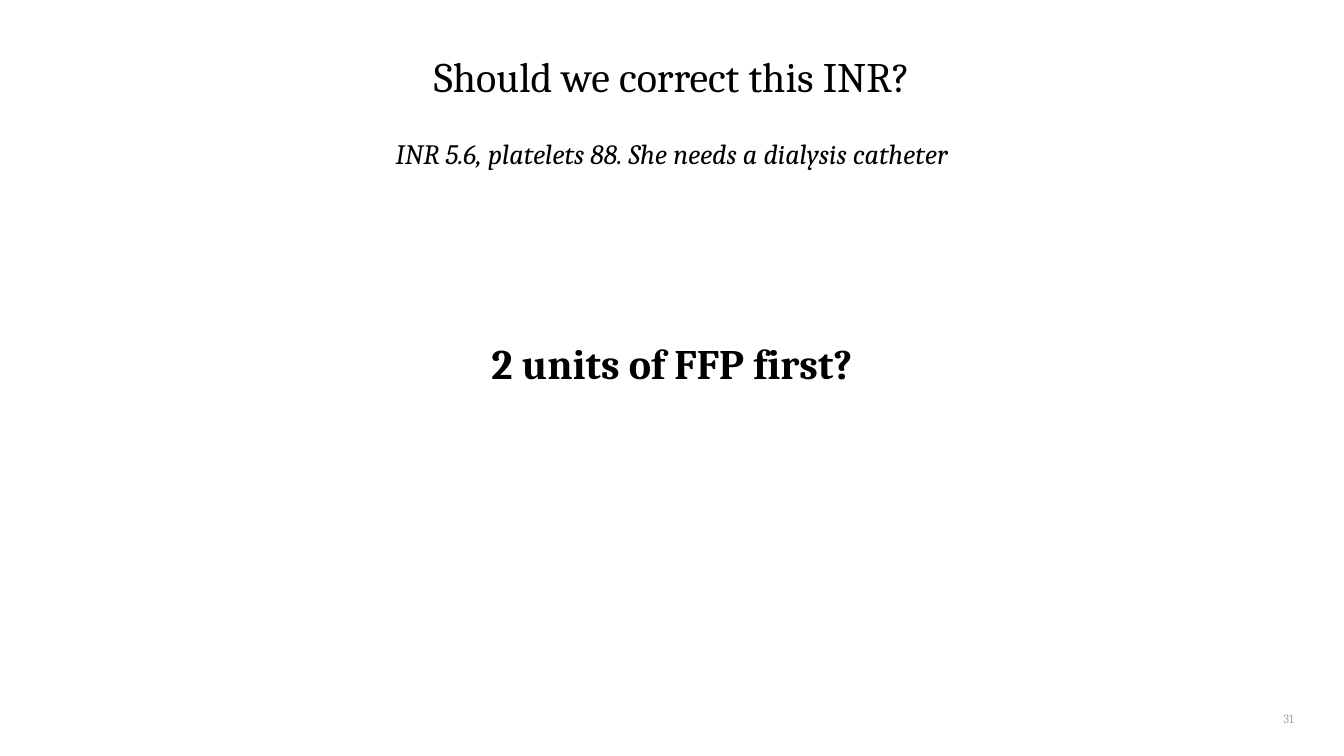
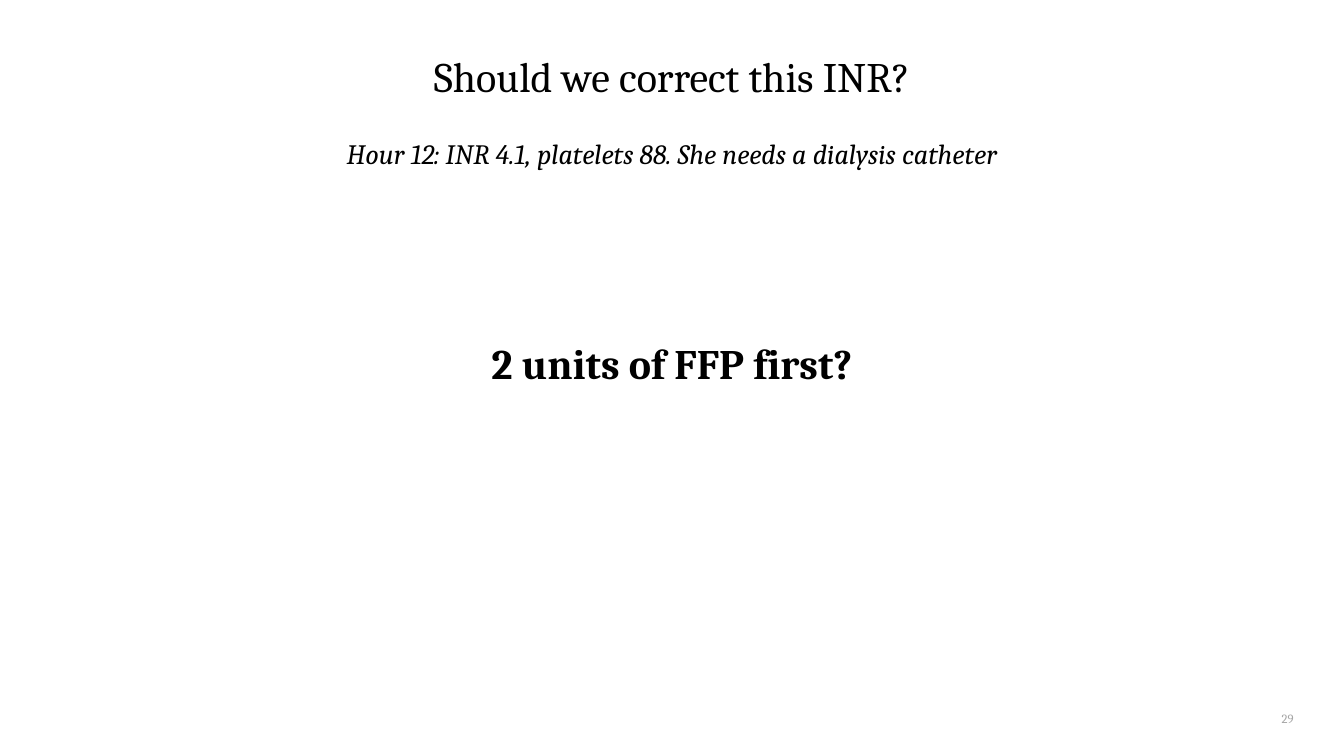
Before and after one commit to qaddodi/mohammad-almeqdadi-lectures, a slide deck: slide 29 of lectures/acute-liver-failure-aclf-in-icu/ALF and ACLF in the ICU.pptx (slide 31 before the commit). Drawn at 1344x756 pixels with LibreOffice and Linux fonts; fonts in the diff are those of the drawing. Boxes give left, top, right and bottom in pixels: in the first picture for what was removed or moved away, otherwise in the second. Text is boxed around its words. In the diff, an @@ line names an element or a change of style, - is before the commit and + after.

```diff
--- a/lectures/acute-liver-failure-aclf-in-icu/ALF and ACLF in the ICU.pptx
+++ b/lectures/acute-liver-failure-aclf-in-icu/ALF and ACLF in the ICU.pptx
@@ text at bbox=[347, 144, 997, 170]: text changed @@
-INR 5.6, platelets 88. She needs a dialysis catheter
+Hour 12: INR 4.1, platelets 88. She needs a dialysis catheter
@@ page number at bbox=[1282, 715, 1294, 723]: text changed @@
-31
+29
```
Also in this commit, not shown: 12 other slides changed, 1 other file.
